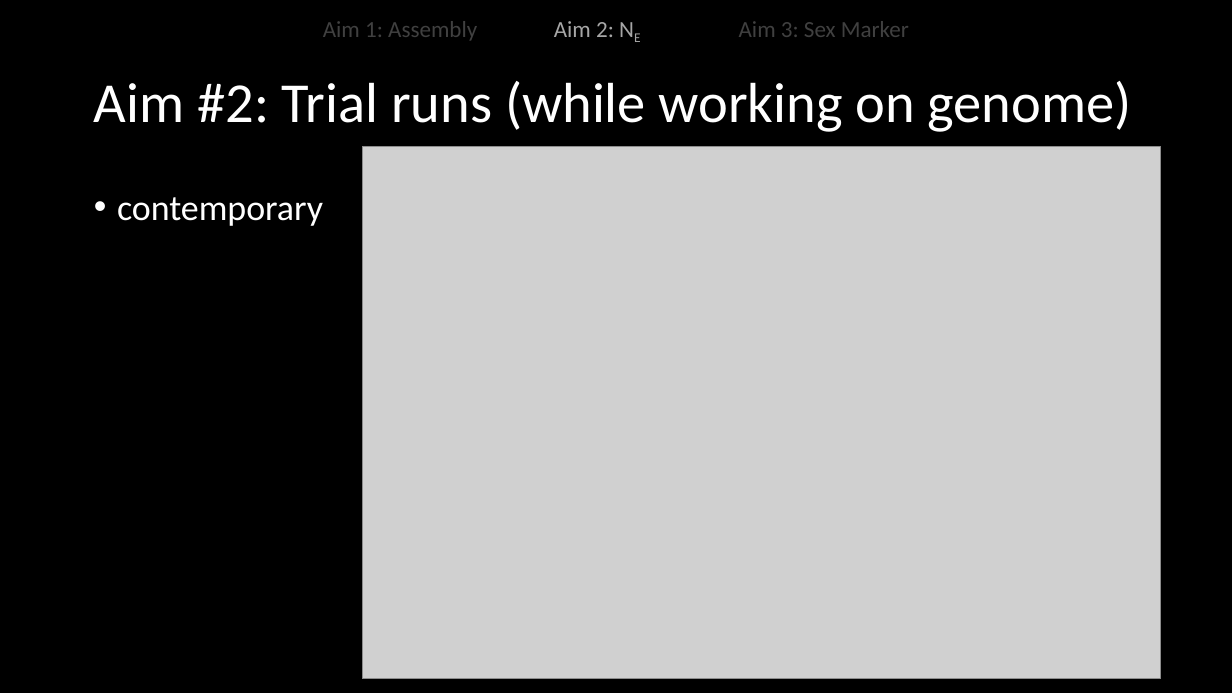
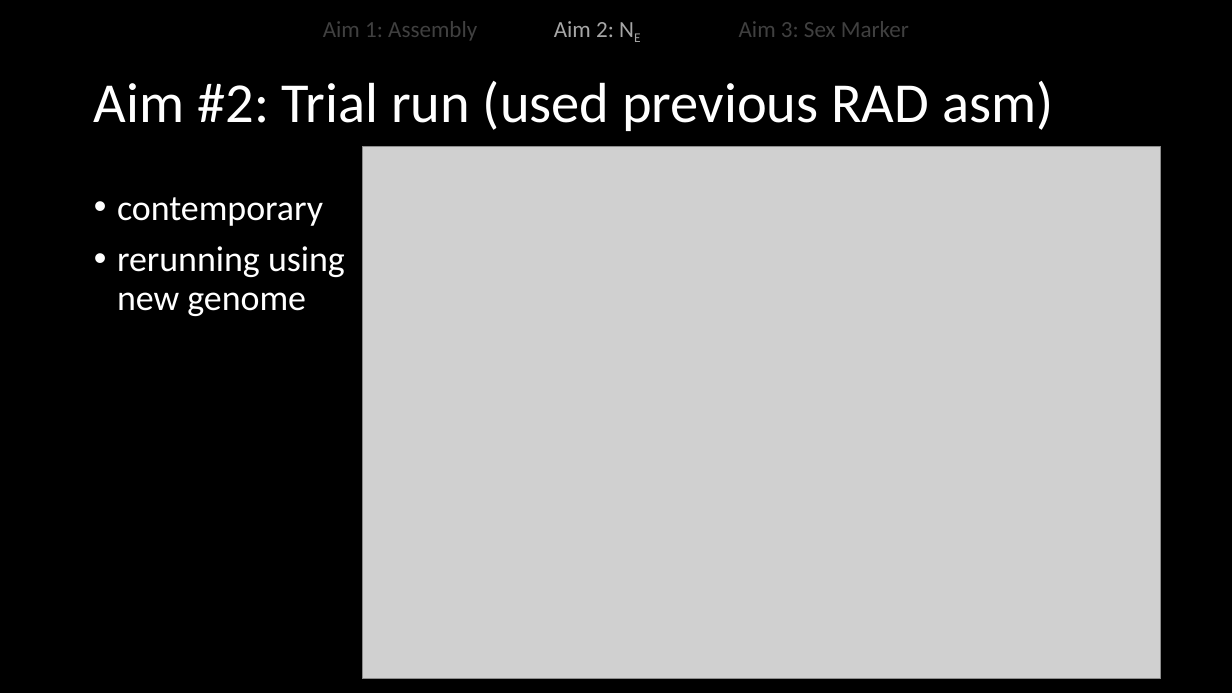
Before and after one commit to shannonekj/presentations, a slide deck: slide 9 of 2021_05-thesis_commitee_meeting/2021.05.07_thesis_committee_meeting.pptx. Drawn at 1232x693 pixels with LibreOffice and Linux fonts; fonts in the diff are those of the drawing; grey boxes stand for pictures. Boxes give left, top, right and bottom in pixels: in the first picture for what was removed or moved away, otherwise in the second. Text is boxed around its words. In the diff, an @@ line names an element or a change of style, - is before the commit and + after.

```diff
--- a/2021_05-thesis_commitee_meeting/2021.05.07_thesis_committee_meeting.pptx
+++ b/2021_05-thesis_commitee_meeting/2021.05.07_thesis_committee_meeting.pptx
@@ title at bbox=[94, 81, 1053, 131]: text changed @@
-Aim #2: Trial runs (while working on genome)
+Aim #2: Trial run (used previous RAD asm)
@@ text at bbox=[117, 246, 345, 316]: paragraph added @@
+• rerunning using new genome
```
Also in this commit, not shown: 2 other slides changed.
